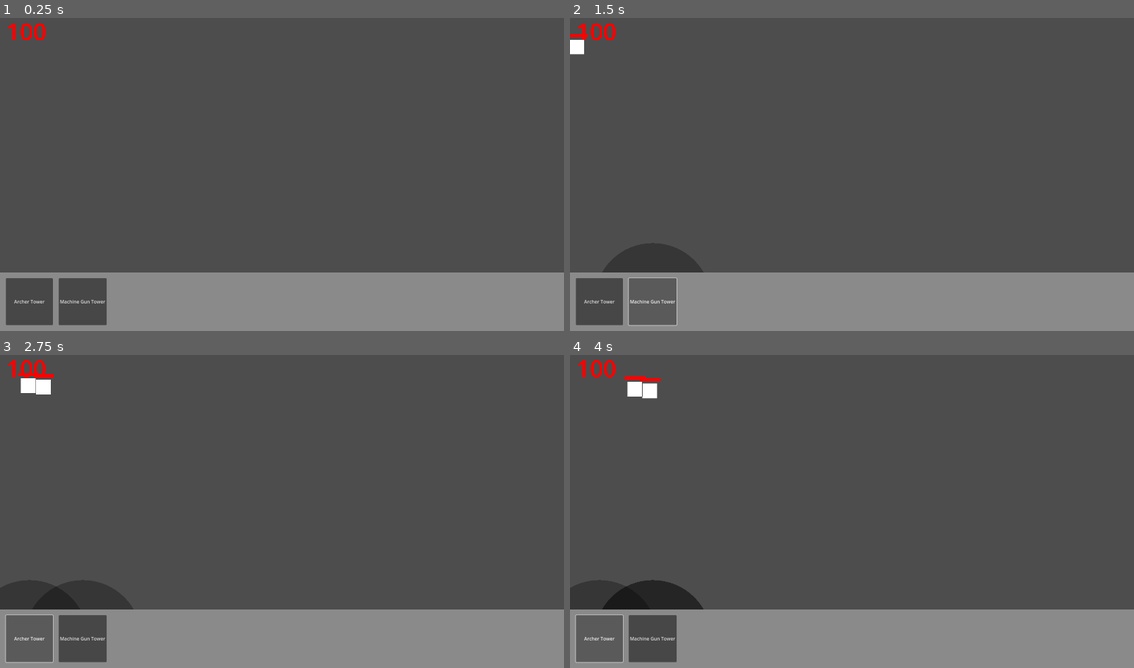
Above: before the commit, frames 1-4 (two rows, left to right).
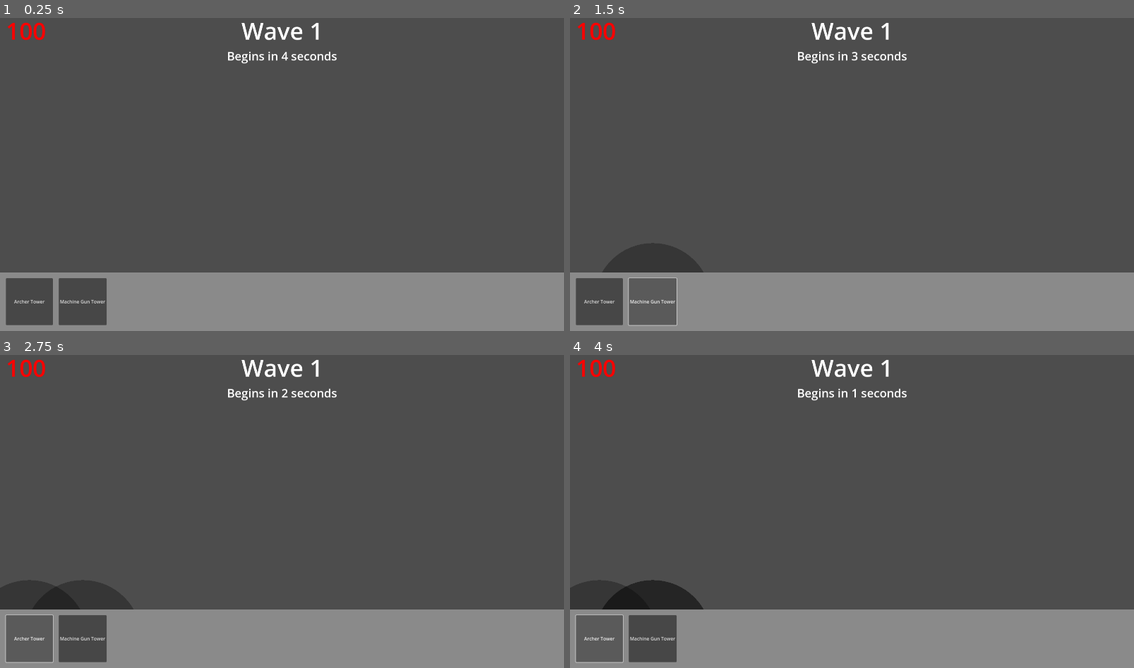
Above: after the commit, the same moments.

Repository: officialSl0th/tower-defense-2d
Game: Godot game, scene res://scenes/main.tscn
The game is run twice, just before and just after one commit, with the same random seed, the same clock (stepped at 60 frames per second) and the same inputs.
Inputs:
- Up to frame 1 (0.25 s): no input
- Up to frame 2 (1.5 s): click "Archer Tower" at 0.5 s; click "Machine Gun Tower" at 1.25 s
- Up to frame 3 (2.75 s): click "Archer Tower" at 2 s
- Up to frame 4 (4 s): click "Machine Gun Tower" at 2.75 s; click "Archer Tower" at 3.5 s

The runs differ from the first frame. In frame 1, 0.5% of the frame differs, in the area x 40-60%, y 1-15%; in frame 2, 0.7%; in frame 3, 0.8%; in frame 4, 0.9%, in the area x 9-60%, y 1-15%.

Commit message:
add wave label and countdown

Diff:
--- a/resources/entity_groups/zombie_group_small.tres
+++ b/resources/entity_groups/zombie_group_small.tres
@@ -7,5 +7,5 @@
 script = ExtResource("1_mhoi7")
 entity_resource = ExtResource("1_05l8g")
 amount_of_entities = 2
-time_between_entities = 0.5
+time_between_entities = 1.0
 path_id = 0
--- a/resources/towers/archer_tower.tres
+++ b/resources/towers/archer_tower.tres
@@ -6,6 +6,6 @@
 script = ExtResource("1_km48p")
 attack_range = 100.0
 attack_damage = 5.0
-attack_speed = 1.0
+attack_speed = 3.0
 projectile_speed = 600.0
 max_projectile_range = 250.0
--- a/resources/wave_containers/test_waves.tres
+++ b/resources/wave_containers/test_waves.tres
@@ -6,6 +6,6 @@
 
 [resource]
 script = ExtResource("1_jpfbk")
-time_before_waves = 1.0
-time_between_waves = 3.0
+time_before_waves = 5.0
+time_between_waves = 4.0
 waves = Array[Resource("res://source/WaveResource.gd")]([ExtResource("2_1qs80"), ExtResource("3_giske")])
--- a/scenes/ui_overlay.tscn
+++ b/scenes/ui_overlay.tscn
@@ -1,6 +1,12 @@
-[gd_scene load_steps=4 format=3 uid="uid://cigiq5coqeney"]
+[gd_scene load_steps=6 format=3 uid="uid://cigiq5coqeney"]
 
 [ext_resource type="Script" path="res://source/UIController.gd" id="1_f7cah"]
+
+[sub_resource type="LabelSettings" id="LabelSettings_oaevw"]
+font_size = 80
+
+[sub_resource type="LabelSettings" id="LabelSettings_bi0nf"]
+font_size = 40
 
 [sub_resource type="LabelSettings" id="LabelSettings_o4ksl"]
 font_size = 80
@@ -17,6 +23,28 @@
 grow_horizontal = 2
 grow_vertical = 2
 script = ExtResource("1_f7cah")
+
+[node name="LabelInformation" type="VBoxContainer" parent="."]
+layout_mode = 1
+anchors_preset = 5
+anchor_left = 0.5
+anchor_right = 0.5
+offset_left = -139.0
+offset_right = 139.0
+offset_bottom = 137.0
+grow_horizontal = 2
+
+[node name="WaveLabel" type="Label" parent="LabelInformation"]
+layout_mode = 2
+size_flags_horizontal = 4
+text = "Wave 1"
+label_settings = SubResource("LabelSettings_oaevw")
+
+[node name="CountdownLabel" type="Label" parent="LabelInformation"]
+layout_mode = 2
+size_flags_horizontal = 4
+text = "Begins in 30 seconds"
+label_settings = SubResource("LabelSettings_bi0nf")
 
 [node name="HealthLabel" type="Label" parent="."]
 layout_mode = 0
--- a/source/WaveController.gd
+++ b/source/WaveController.gd
@@ -8,6 +8,8 @@
 @onready var _wave_timer: Timer = Timer.new();
 @onready var _entity_group_timer: Timer = Timer.new();
 @onready var _entity_timer: Timer = Timer.new();
+@onready var _wave_label: Label = get_node("/root/Main/CanvasLayer/UIOverlay/LabelInformation/WaveLabel");
+@onready var _countdown_label: Label = get_node("/root/Main/CanvasLayer/UIOverlay/LabelInformation/CountdownLabel");
 
 var _current_wave_index: int = 0;
 var _current_entity_group_index: int = 0;
@@ -32,35 +34,43 @@
 
 	_wave_timer.start();
 
+func _process(_delta: float) -> void:
+	var _remaining_time: float = _wave_timer.time_left;
+	if _remaining_time == 0:
+		return;
+
+	var _formatted: String;
+
+	if _remaining_time > 1:
+		_formatted = "%d" % _remaining_time;
+	else:
+		_formatted = "%.1f" % _remaining_time;
+
+	_countdown_label.set_text("Begins in " + _formatted + " seconds");
+
 func _start_wave() -> void:
-	print("Wave " + str(_current_wave_index) + " started");
-
 	_current_wave = waves.waves[_current_wave_index];
+	_countdown_label.set_text("");
 
 	_entity_group_timer.set_wait_time(_current_wave.time_between_groups);
 	_current_entity_group_index = 0;
 	_start_entity_group();
 
 func _end_wave() -> void:
-	print("Wave " + str(_current_wave_index) + " ended");
-
 	_current_wave_index += 1;
+	_wave_label.set_text("Wave " + str(_current_wave_index + 1));
 
 	if _current_wave_index < len(waves.waves):
 		_wave_timer.set_wait_time(waves.time_between_waves);
 		_wave_timer.start();
 
 func _start_entity_group() -> void:
-	print("Entity group " + str(_current_entity_group_index) + " started");
-
 	_current_entity_group = _current_wave.entity_groups[_current_entity_group_index];
 	_entity_timer.set_wait_time(_current_entity_group.time_between_entities);
 	_entity_timer.start();
 	_spawn_entity();
 
 func _end_entity_group() -> void:
-	print("Entity group " + str(_current_entity_group_index) + " ended");
-
 	_current_entity_group_index += 1;
 	_current_entity_index = 0;
 	_entity_timer.stop();
@@ -84,8 +94,6 @@
 	_current_entity_index += 1;
 	_entity_list.append(_entity);
 
-	print("Spawned entity " + str(_current_entity_index));
-
 func _entity_removed(entity: PathEntity) -> void:
 	_entity_list.erase(entity);
 
